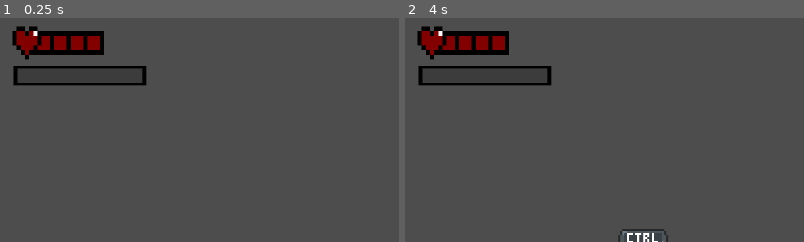
Above: before the commit, frames 1-2 (left to right).
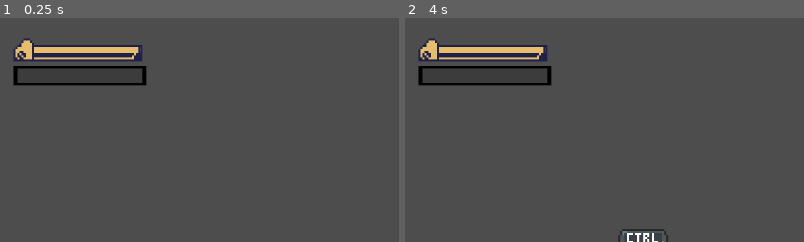
Above: after the commit, the same moments.

Repository: ericlamkf/macamYes-GameJam-2026
Game: Godot game, scene res://scenes/Main.tscn
Two runs of this game, one before a commit and one after it. Both use one fixed random seed, a clock stepped at 60 frames per second and the inputs below. This scene is started directly instead of the project's main scene. The engine's default icon, where the game draws it, is replaced by a stand-in: a white triangle on a blue panel in a dark square.
Inputs (mouse positions are % of the whole screen's width and height, from its top left):
- Up to frame 1 (0.25 s): no input
- Up to frame 2 (4 s): move the mouse to (72, 45) at 0.52 s; hold C (copy) 0.53-1.28 s; hold D (move_right) 0.53-2.03 s; tap Space (jump) at 0.77, 1.52, 3.02, 3.77 s; move the mouse to (30, 55) at 1.27 s; tap V (paste) at 1.35, 2.85 s; move the mouse to (60, 28) at 2.02 s; hold A (move_left) 2.03-2.78 s; hold C (copy) 2.03-2.78 s; move the mouse to (45, 70) at 2.77 s; hold D (move_right) from 2.78 s (still down); move the mouse to (80, 65) at 3.52 s; hold C (copy) from 3.53 s (still down)
The pictures show only the part of the screen within x 0-50%, y 1-51%; the shares and areas given below are measured in that part.

The runs differ from the first frame. In frame 1, 3.8% of the frame differs, in the area x 3-36%, y 3-20%; in frame 2, 3.8%.

Commit message:
Before merging with main

Diff:
--- a/scenes/Main.tscn
+++ b/scenes/Main.tscn
@@ -63,6 +63,7 @@
 position = Vector2(-662, 31)
 collision_mask = 23
 safe_margin = 0.1
+speed = 20.0
 
 [node name="StaticBody2D" type="StaticBody2D" parent="." unique_id=1043492172]
 collision_layer = 4
--- a/scenes/enemies/grunt.gd
+++ b/scenes/enemies/grunt.gd
@@ -1,6 +1,6 @@
 extends EnemyBase
 
-@export var speed: float = 100.0
+@export var speed: float = 20.0
 @export var projectile_scene: PackedScene = preload("res://scenes/projectile.tscn")
 @export var shoot_cooldown: float = 0.5
 @export var aim_ready_time: float = 0.5
--- a/scenes/enemies/grunt.tscn
+++ b/scenes/enemies/grunt.tscn
@@ -55,7 +55,7 @@
 
 [node name="Grunt" unique_id=717656759 instance=ExtResource("1_usvl4")]
 script = ExtResource("2_6upo6")
-speed = 100.0
+speed = 30.0
 projectile_scene = ExtResource("3_t8odd")
 shoot_cooldown = 0.5
 aim_ready_time = 0.5
--- a/scenes/ui.gd
+++ b/scenes/ui.gd
@@ -1,11 +1,15 @@
 extends CanvasLayer
+
+
+@onready var bar_sprite = $BarContainer/TextureRect
+@onready var container_width = $BarContainer.size.x
+
 
 # Called when the node enters the scene tree for the first time.
 func _ready() -> void:
 	$ClipboardFrame/AnimatedSprite2D.visible = false
 	$ClipboardFrame/RichTextLabel.visible = false
-
-
+	update_health_bar(100, 100)
 # Called every frame. 'delta' is the elapsed time since the previous frame.
 var glyphs = "01ABCDE#!?@&$"
 var timer = 0.0
@@ -44,3 +48,15 @@
 		# 2. Play the 'idle' or 'default' animation as a preview
 		$ClipboardFrame/AnimatedSprite2D.play("default")
 		$ClipboardFrame/AnimatedSprite2D.visible = true
+
+func update_health_bar(current_health, max_health):
+	var health_ratio = float(current_health) / max_health
+
+	# Calculate the target X position
+	# If health is 0, target_x is -container_width (hidden to the left)
+	# If health is 1.0, target_x is 0 (fully visible)
+	var target_x = (health_ratio - 1.0) * container_width
+
+	# Use a Tween for a smooth sliding effect
+	var tween = create_tween()
+	tween.tween_property(bar_sprite, "position:x", target_x, 0.3).set_trans(Tween.TRANS_LINEAR)
--- a/scenes/ui.tscn
+++ b/scenes/ui.tscn
@@ -1,14 +1,10 @@
 [gd_scene format=3 uid="uid://14gfhr8pc58t"]
 
 [ext_resource type="Script" uid="uid://c2thwtk4edlb0" path="res://scenes/ui.gd" id="1_gdt2y"]
-[ext_resource type="Texture2D" uid="uid://cam8jd888aex" path="res://assets/sprites/ui/helth bar.png" id="2_wm3ai"]
 [ext_resource type="Texture2D" uid="uid://dujpurx6ga0fo" path="res://assets/sprites/ui/block_placeholder.png" id="3_8dubc"]
 [ext_resource type="Texture2D" uid="uid://bksgst5258s55" path="res://assets/sprites/ui/progress.png" id="4_p7vwb"]
 [ext_resource type="FontFile" uid="uid://c8trj0aomcxtm" path="res://assets/fonts/glyphmesss.ttf" id="4_wm3ai"]
-
-[sub_resource type="AtlasTexture" id="AtlasTexture_bjd11"]
-atlas = ExtResource("2_wm3ai")
-region = Rect2(2, 4, 30, 28)
+[ext_resource type="Texture2D" uid="uid://n6e6fvviwo87" path="res://assets/sprites/ui/healthbar.png" id="5_wm3ai"]
 
 [sub_resource type="AtlasTexture" id="AtlasTexture_qmy6f"]
 atlas = ExtResource("3_8dubc")
@@ -58,15 +54,21 @@
 
 [sub_resource type="AtlasTexture" id="AtlasTexture_3p2gp"]
 atlas = ExtResource("4_p7vwb")
-region = Rect2(33, 1, 30, 6)
+region = Rect2(32, 0, 32, 8)
+
+[sub_resource type="AtlasTexture" id="AtlasTexture_wm3ai"]
+atlas = ExtResource("5_wm3ai")
+region = Rect2(1, 10, 62, 11)
+
+[sub_resource type="AtlasTexture" id="AtlasTexture_8dubc"]
+region = Rect2(1, 10, 62, 11)
+
+[sub_resource type="AtlasTexture" id="AtlasTexture_p7vwb"]
+atlas = ExtResource("5_wm3ai")
+region = Rect2(11, 46, 52, 6)
 
 [node name="UI" type="CanvasLayer" unique_id=369703887]
 script = ExtResource("1_gdt2y")
-
-[node name="HealthBar" type="TextureRect" parent="." unique_id=1889892737]
-offset_right = 300.0
-offset_bottom = 320.0
-texture = SubResource("AtlasTexture_bjd11")
 
 [node name="ClipboardFrame" type="TextureRect" parent="." unique_id=458945473]
 anchors_preset = 1
@@ -111,3 +113,25 @@
 texture_under = SubResource("AtlasTexture_mwfav")
 texture_progress = SubResource("AtlasTexture_3p2gp")
 texture_progress_offset = Vector2(1, 1)
+
+[node name="TextureRect" type="TextureRect" parent="." unique_id=757156441]
+offset_left = 32.0
+offset_top = 64.0
+offset_right = 352.0
+offset_bottom = 119.0
+texture = SubResource("AtlasTexture_wm3ai")
+stretch_mode = 4
+
+[node name="BarContainer" type="TextureRect" parent="." unique_id=6118174]
+clip_contents = true
+offset_left = 82.0
+offset_top = 84.0
+offset_right = 337.0
+offset_bottom = 114.0
+texture = SubResource("AtlasTexture_8dubc")
+
+[node name="TextureRect" type="TextureRect" parent="BarContainer" unique_id=1075758928]
+layout_mode = 0
+offset_right = 255.0
+offset_bottom = 30.0
+texture = SubResource("AtlasTexture_p7vwb")
Binary file added: assets/sprites/ui/healthbar.png
Not shown, added: assets/sprites/ui/healthbar.png.import
Not shown: 1 places in scenes/Main.tscn that only renumber resources
